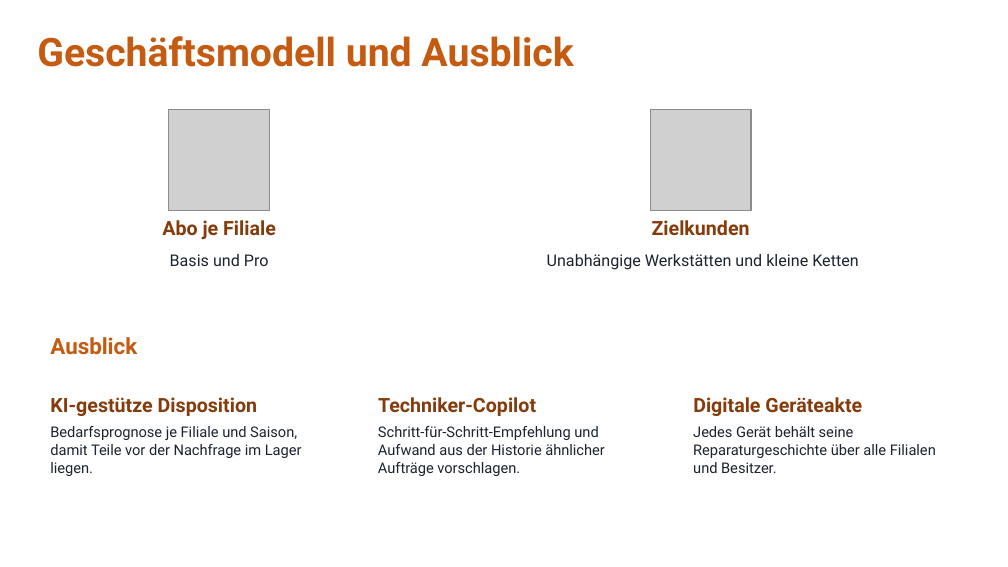
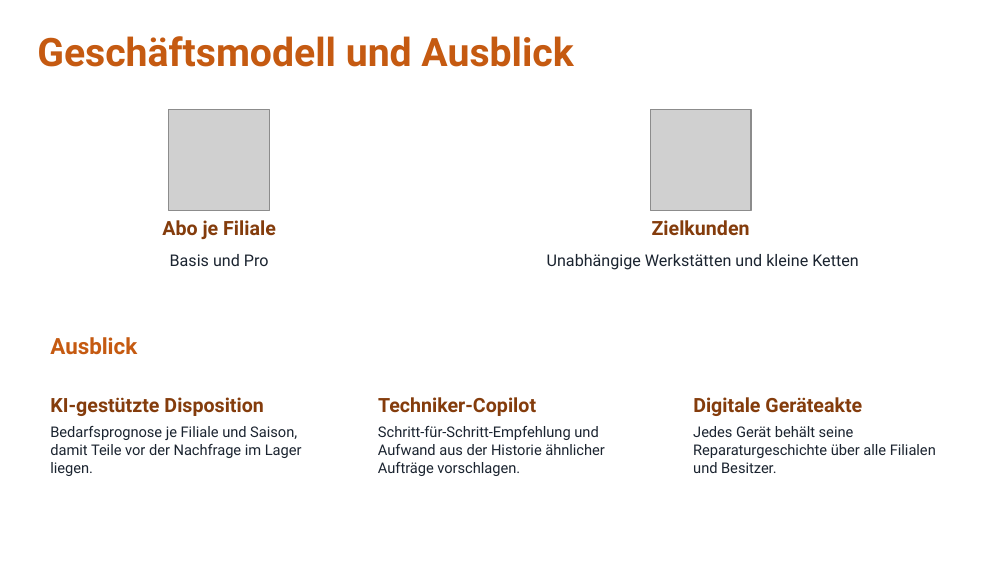
Before and after one commit to jakobschwan123-cmd/casestudy-semester-3, a slide deck: slide 28 of 4_praesentation/Abschlusspraesentation.pptx. Drawn at 1008x567 pixels with LibreOffice and Linux fonts; fonts in the diff are those of the drawing; grey boxes stand for pictures. Boxes give left, top, right and bottom in pixels: in the first picture for what was removed or moved away, otherwise in the second. Text is boxed around its words. In the diff, an @@ line names an element or a change of style, - is before the commit and + after.

```diff
--- a/4_praesentation/Abschlusspraesentation.pptx
+++ b/4_praesentation/Abschlusspraesentation.pptx
@@ text at [50,397,263,416]: text changed @@
-KI-gestütze Disposition
+KI-gestützte Disposition
```
Also in this commit, not shown: 7 other slides changed, 14 other files.
